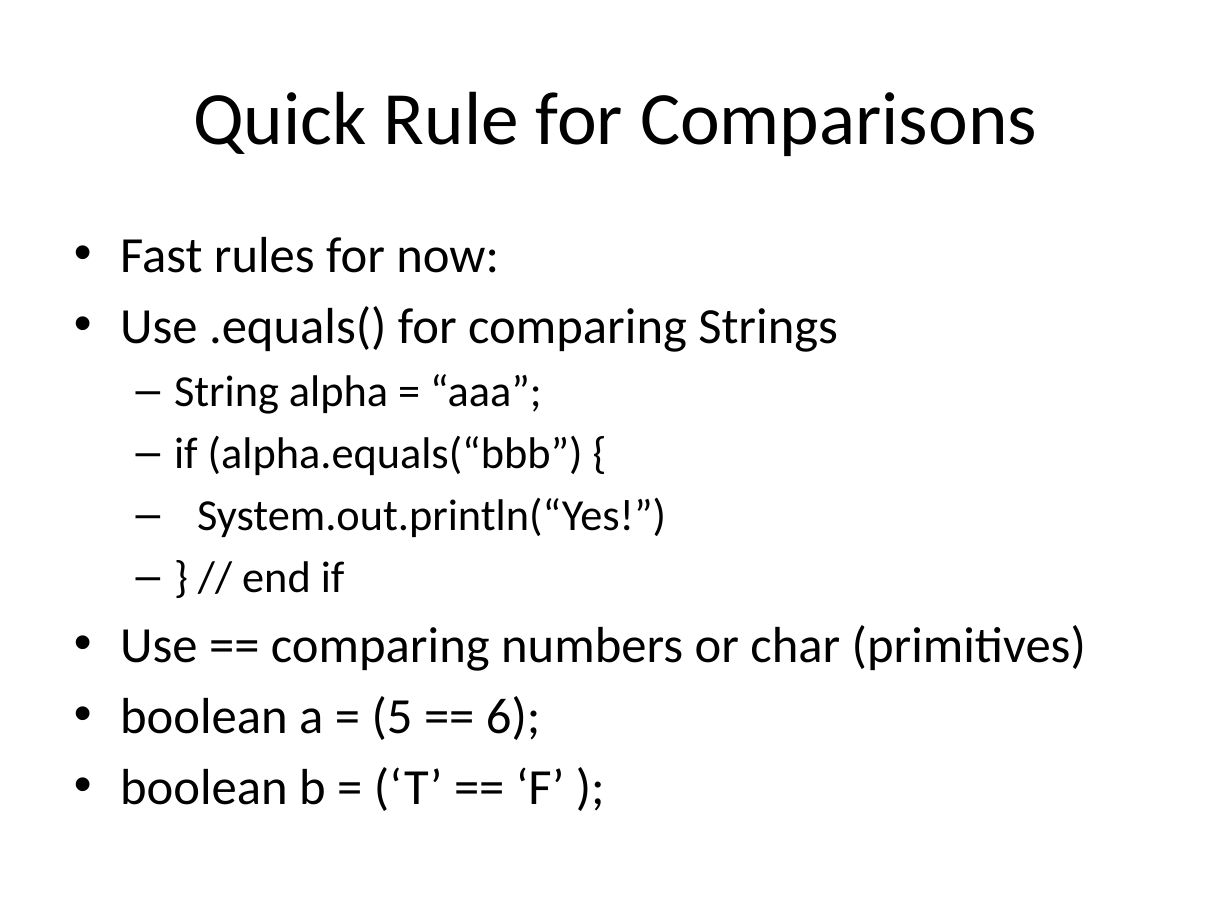
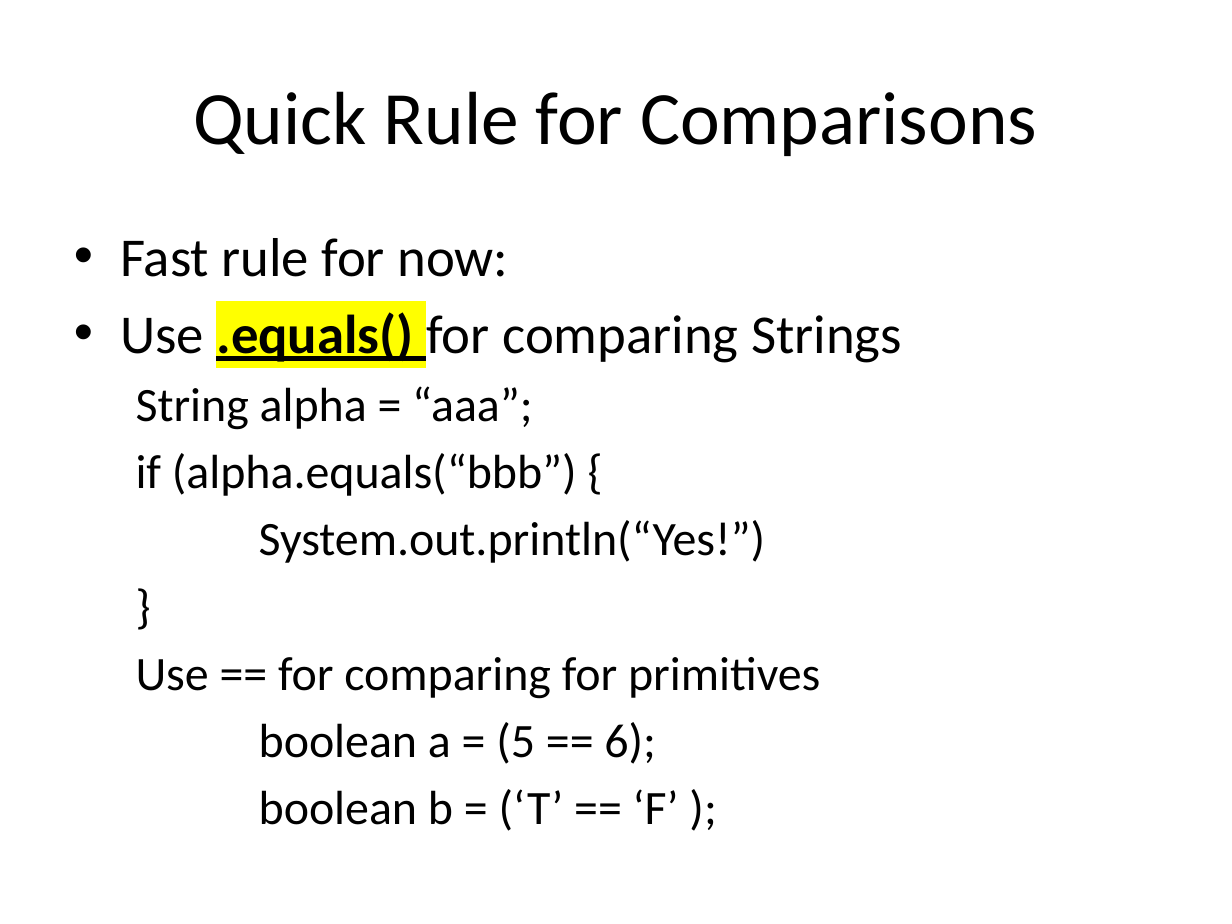
Before and after one commit to RHIT-CSSE/csse220, a slide deck: slide 4 of ClassMaterials/UsingObjectsAndAPIs/Slides/Part2-Strings.pptx. Drawn at 1232x924 pixels with LibreOffice and Linux fonts; fonts in the diff are those of the drawing. Boxes give left, top, right and bottom in pixels: in the first picture for what was removed or moved away, otherwise in the second. Text is boxed around its words. In the diff, an @@ line names an element or a change of style, - is before the commit and + after.

```diff
--- a/ClassMaterials/UsingObjectsAndAPIs/Slides/Part2-Strings.pptx
+++ b/ClassMaterials/UsingObjectsAndAPIs/Slides/Part2-Strings.pptx
@@ text at box(120, 238, 508, 277): text changed; size 29.6 to 32 pt @@
-• Fast rules for now:
+• Fast rule for now:
@@ text at box(120, 312, 902, 831): size 29.6 to 32 pt in "Use .equals() for comparing Strings"; highlight none to #FFFF00, bold on, underline on in ".equals()"; size 25.9 to 28 pt in "String alpha = “aaa”;", "if (alpha.equals(“bbb”) {", "System.out.println(“Yes!”)"; size 29.6 to 28 pt in "boolean a = (5 == 6);", "boolean b = (‘T’ == ‘F’ );"; bullet – to none; bullet • to none; list level 1 to 2 in "boolean a = (5 == ..."; list level 1 to 2 in "boolean b = (‘T’ == ..." @@
@@ text at box(136, 657, 820, 699): text changed; size 29.6 to 28 pt @@
-  – } // end if
-• Use == comparing numbers or char (primitives)
+  }
+  Use == for comparing for primitives
```
Also in this commit, not shown: 1 other slide changed, 12 other files.
